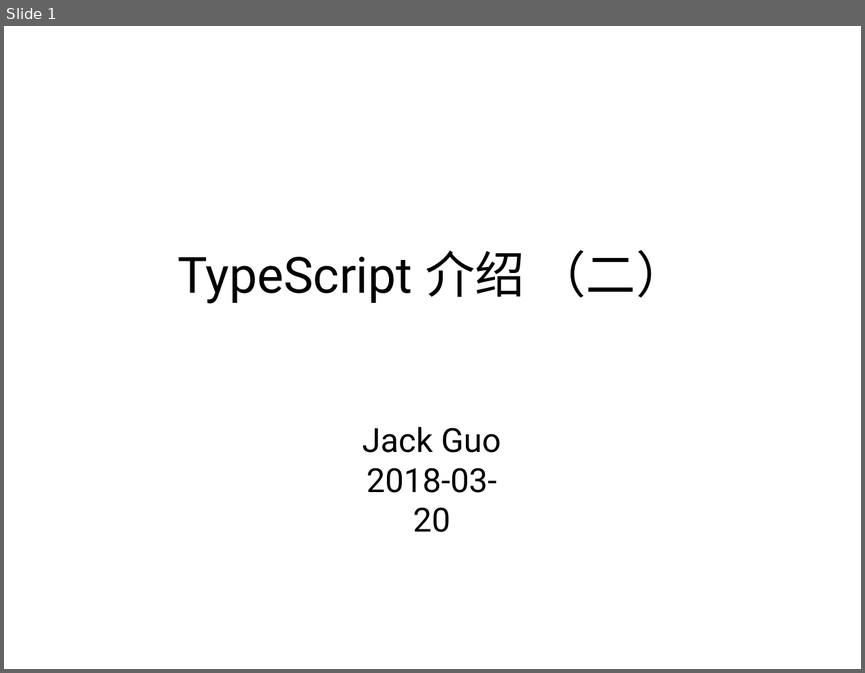
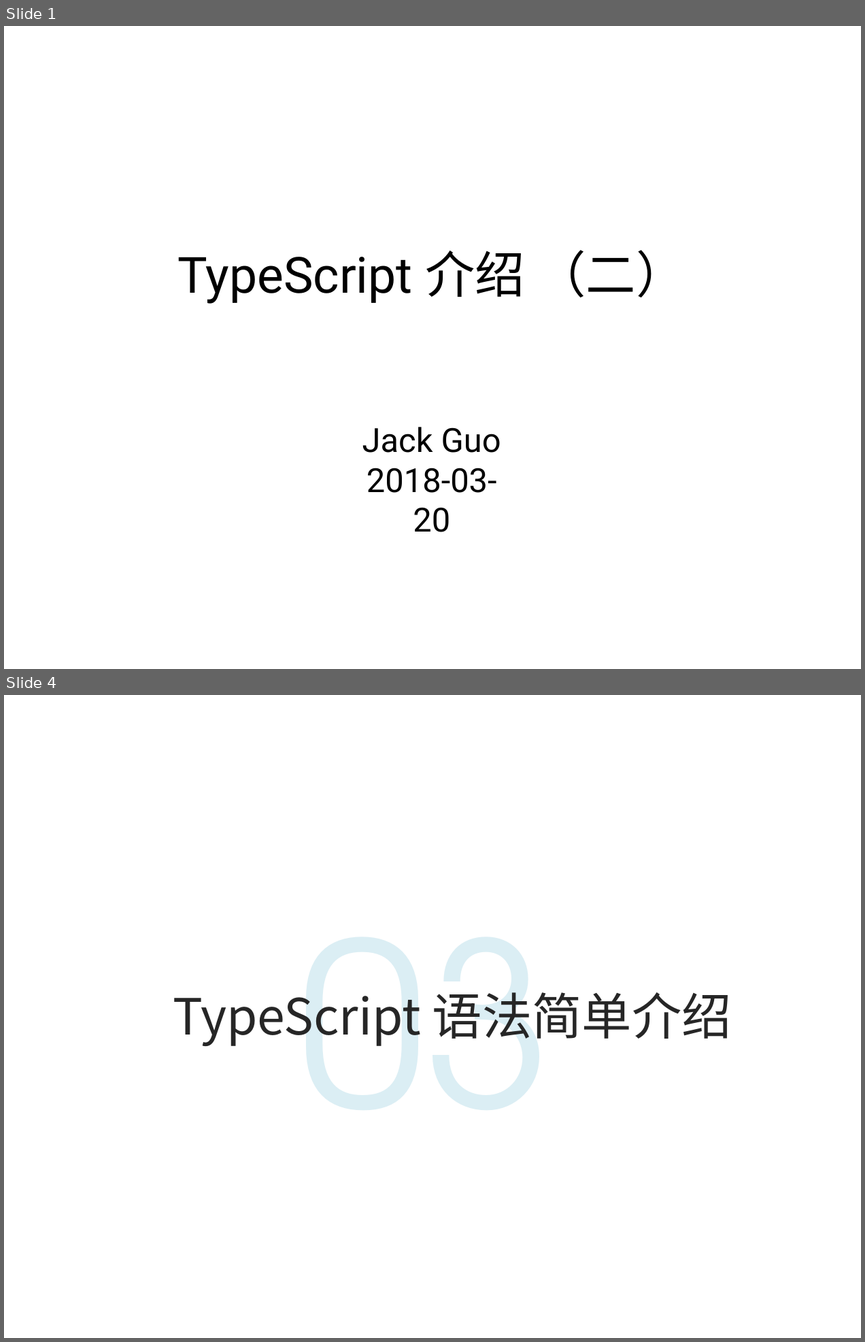
Before and after one commit to life0727/blog, a slide deck: ppt/typescript 2.pptx. Shown one above the other, each under a label of ours: slide 1 before the commit, slides 1 and 4 after it; the slides between them are not shown. The pictures are 865x673 and 865x1342 pixels, drawn with LibreOffice and Linux fonts; fonts in the diff are those of the drawing; background and template pictures are left out. Boxes give left, top, right and bottom in pixels: in the first picture for what was removed or moved away, otherwise in the second. Text is boxed around its words. In the diff, an @@ line names an element or a change of style, - is before the commit and + after.

```diff
--- a/ppt/typescript 2.pptx
+++ b/ppt/typescript 2.pptx
@@ slide 4 added at bbox=[4, 695, 861, 1338], background picture (left out) @@
@@ text added at bbox=[173, 992, 732, 1046], 66 pt, text #262626 @@
+TypeScript 语法简单介绍
@@ text added at bbox=[300, 992, 551, 1046], 300 pt, text #DBEEF4 @@
+03
```
Also in this commit, not shown: 5 other slides added, 2 other files.
